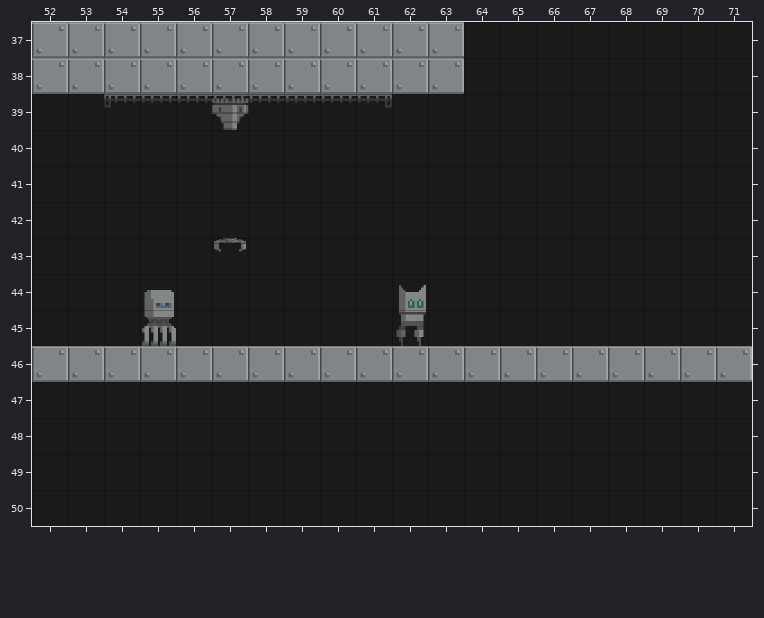
Two states of a Tiled map, data/level3.tmx. Above is the file before it was changed.
Cells are 64x64 px. Shown: x 52..71, y 37..50.
Now the later version:
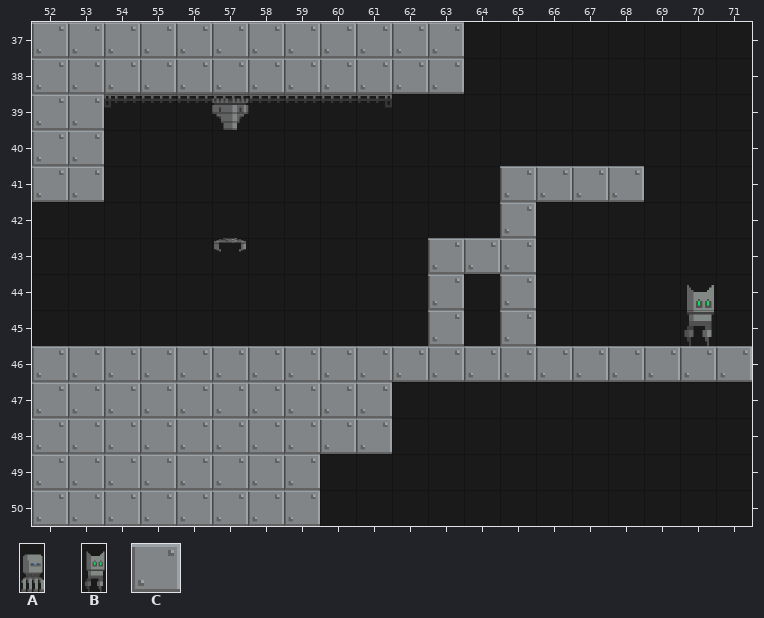
Key: from "bots": A 78, B 182; from "tileset": C 0.
_ is an empty cell.
Objects are placed by their top-left corner, in cells (3,4 is the top-left corner of cell 3,4); size is 1x1 cell unless given.
From old to new:
Layer "fg":
Tile C is added in rows 39 to 40 at x 52 to 53; in row 41 at x 52 to 53 and 65 to 68; in row 42 at x 65; in row 43 at x 63 to 65; in rows 44 to 45 at x 63 and 65; in rows 47 to 48 at x 52 to 61.
Tile C is added in rows 49 to 50 at x 52 to 59.
Layer "obj":
Object B "player" at 62,44 size 1x2 becomes B "player" at 70,44 size 1x2.
Object A "felibot" at 55,44 size 1x2 is removed.
Pixel boxes of the changes (left, top, right, bottom) in both pictures:
added: (32, 94, 104, 202)
changed: (396, 166, 644, 346)
removed: (142, 290, 176, 346)
new place: (684, 285, 714, 346)
added: (32, 382, 392, 526)
